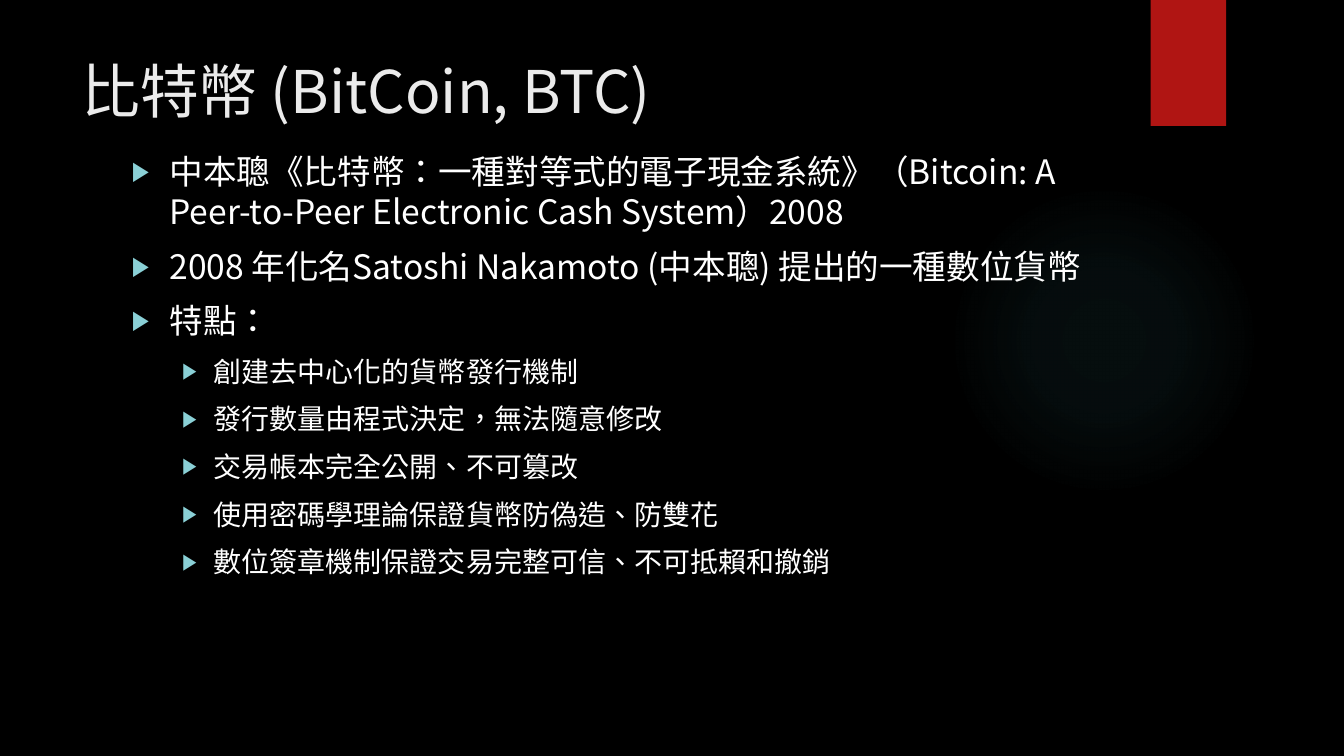
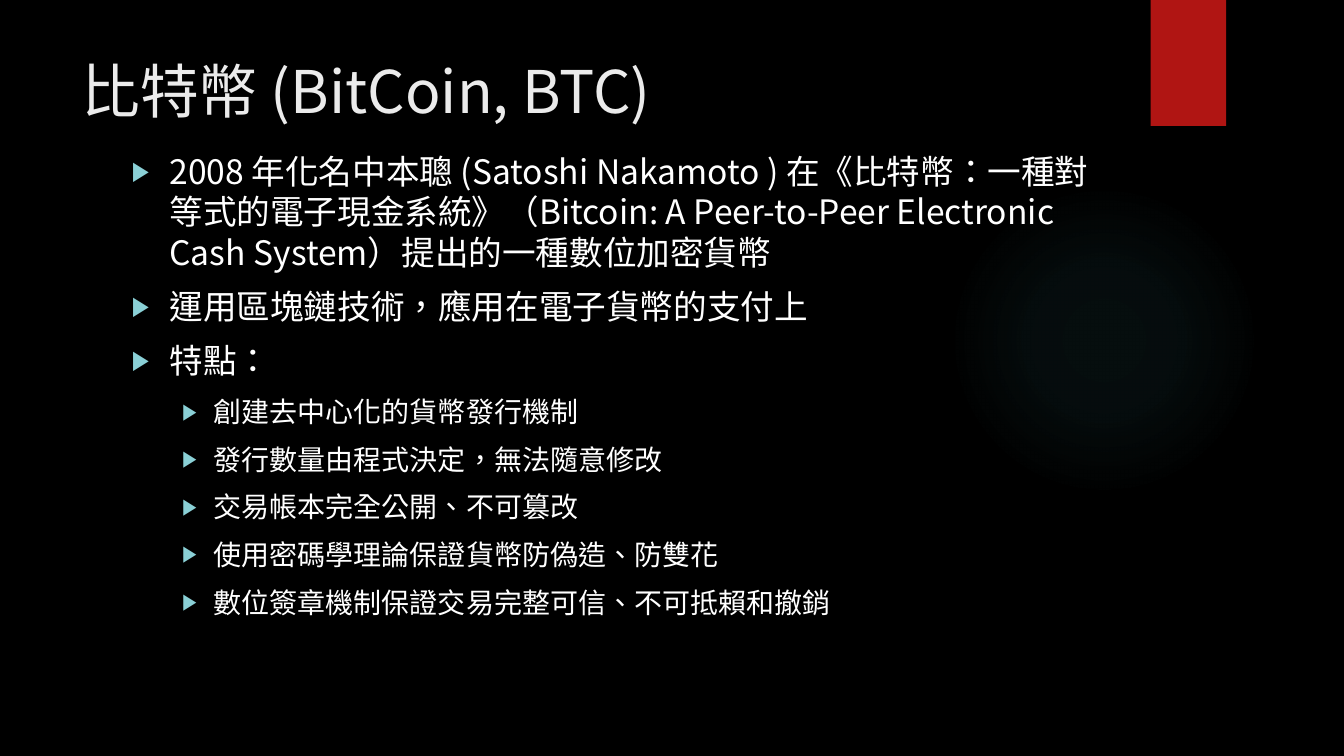
Before and after one commit to wtpai/DAppGit, a slide deck: slide 5 of 區塊鏈─智能合約實作.pptx. Drawn at 1344x756 pixels with LibreOffice and Linux fonts; fonts in the diff are those of the drawing; background and template pictures are left out. Boxes give left, top, right and bottom in pixels: in the first picture for what was removed or moved away, otherwise in the second. Text is boxed around its words. In the diff, an @@ line names an element or a change of style, - is before the commit and + after.

```diff
--- a/區塊鏈─智能合約實作.pptx
+++ b/區塊鏈─智能合約實作.pptx
@@ text at bbox=[170, 155, 1088, 322]: text changed @@
-▶ 中本聰《比特幣：一種對等式的電子現金系統》（Bitcoin: A Peer-to-Peer Electronic Cash System）2008
-▶ 2008 年化名Satoshi Nakamoto (中本聰) 提出的一種數位貨幣
+▶ 2008 年化名中本聰 (Satoshi Nakamoto ) 在《比特幣：一種對等式的電子現金系統》（Bitcoin: A Peer-to-Peer Electronic Cash System）提出的一種數位加密貨幣
+▶ 運用區塊鏈技術，應用在電子貨幣的支付上
```
Also in this commit, not shown: 7 other slides changed, 3 slides added, 13 other files.
